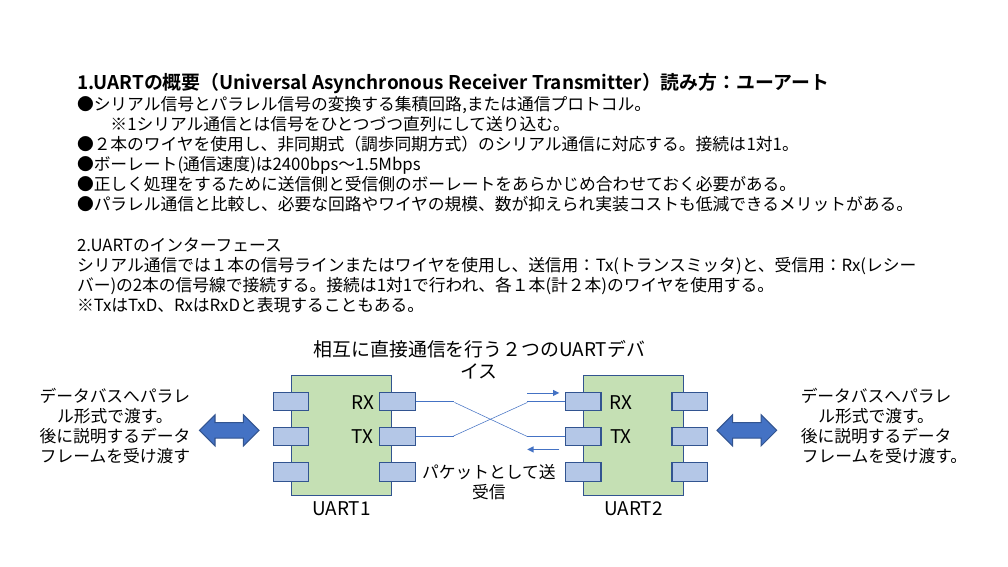
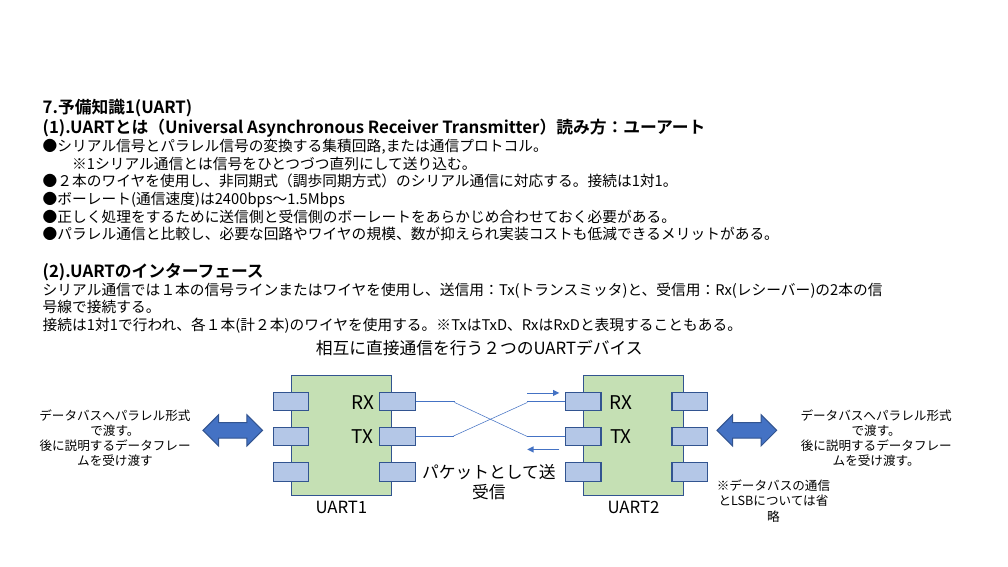
Before and after one commit to km190112/RS232cToUSBhid, a slide deck: slide 4 of 技術メモ.pptx (slide 3 before the commit). Drawn at 1008x567 pixels with LibreOffice and Linux fonts; fonts in the diff are those of the drawing. Boxes give left, top, right and bottom in pixels: in the first picture for what was removed or moved away, otherwise in the second. Text is boxed around its words. In the diff, an @@ line names an element or a change of style, - is before the commit and + after.

```diff
--- a/技術メモ.pptx
+++ b/技術メモ.pptx
@@ text "7.予備知識1(UART)": place and size @@
-text "7.予備知識1(UART)" at box(77, 73, 916, 313)
+text "7.予備知識1(UART)" at box(43, 98, 883, 333)
@@ text at box(43, 98, 705, 137): text changed; size 18 to 16 pt @@
-1.UARTの概要（Universal Asynchronous Receiver Transmitter）読み方：ユーアート
+7.予備知識1(UART)
+(1).UARTとは（Universal Asynchronous Receiver Transmitter）読み方：ユーアート
@@ text at box(43, 138, 779, 240): size 16 to 14 pt in "●シリアル信号とパラレル信号の変換する集積回路,または通信プロトコル。", "※1シリアル通信とは信号をひとつづつ直列にして送り込む。", "●２本のワイヤを使用し、非同期式（調歩同期方式）のシリアル通信に対応する。接続は1対1。", "●ボーレート(通信速度)は2400bps～1.5Mbps" and 2 more places @@
@@ text at box(43, 263, 883, 333): text changed; size 16 to 14 pt @@
-2.UARTのインターフェース
-シリアル通信では１本の信号ラインまたはワイヤを使用し、送信用：Tx(トランスミッタ)と、受信用：Rx(レシーバー)の2本の信号線で接続する。接続は1対1で行われ、各１本(計２本)のワイヤを使用する。
-※TxはTxD、RxはRxDと表現することもある。
+(2).UARTのインターフェース
+シリアル通信では１本の信号ラインまたはワイヤを使用し、送信用：Tx(トランスミッタ)と、受信用：Rx(レシーバー)の2本の信号線で接続する。
+接続は1対1で行われ、各１本(計２本)のワイヤを使用する。※TxはTxD、RxはRxDと表現することもある。
@@ text "データバスへパラレル形式で渡す。" at box(39, 409, 191, 466): size 16 to 12 pt @@
@@ text "データバスへパラレル形式で渡す。": place and size @@
-text "データバスへパラレル形式で渡す。" at box(40, 388, 191, 464)
+text "データバスへパラレル形式で渡す。" at box(39, 409, 191, 466)
@@ text "データバスへパラレル形式で渡す。": place and size @@
-text "データバスへパラレル形式で渡す。" at box(801, 388, 967, 464)
+text "データバスへパラレル形式で渡す。" at box(801, 409, 952, 466)
@@ text "データバスへパラレル形式で渡す。" at box(801, 409, 952, 466): size 16 to 12 pt @@
@@ text added at box(717, 479, 830, 506), 12 pt, text #000000 @@
+※データバスの通信とLSBについては省略
@@ size 18 to 16 pt in 3 elements at box(316, 340, 643, 356), box(316, 500, 368, 514), box(608, 500, 660, 514) @@
```
Also in this commit, not shown: 3 other slides changed, 4 slides added, 2 slides removed.
